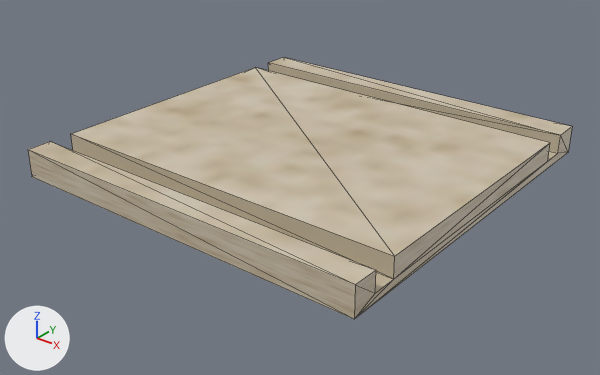
The glTF model 箱庭/Asset/Models/Terrains/R'lyeh/Tail/Tail.gltf: old version first, new version second.
One viewpoint serves both versions: a 50 mm lens placed at (2.45, -3.14, 1.79), pointed at (0.02, -0.09, -0.1). The axes (+X, +Y, +Z) are drawn at lower left. The lights are the same throughout. Mesh edges are drawn as thin lines.
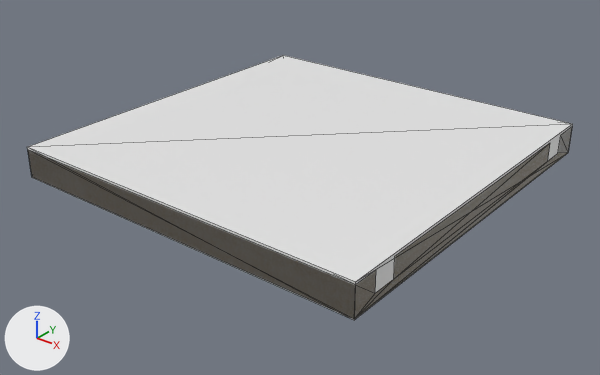
The edits, one by one:
Mesh me_立方体_002 is new.
It is a box spanning x -1.0..1.0, y -1.0..1.0, z 0.0..0.16.
Object 'COL' (ob_col) is new; it shows me_立方体_002.
Its location is (0.0, 0.0, 0.0).

Location of each change, [x1, y1, x2, y2] in pixels of the pictures (600 x 375 px):
'COL', added
    after: [27, 55, 573, 320]
'Cube', unchanged, covered by the edit
    before: [28, 57, 572, 319]
    after: [28, 129, 572, 319]
